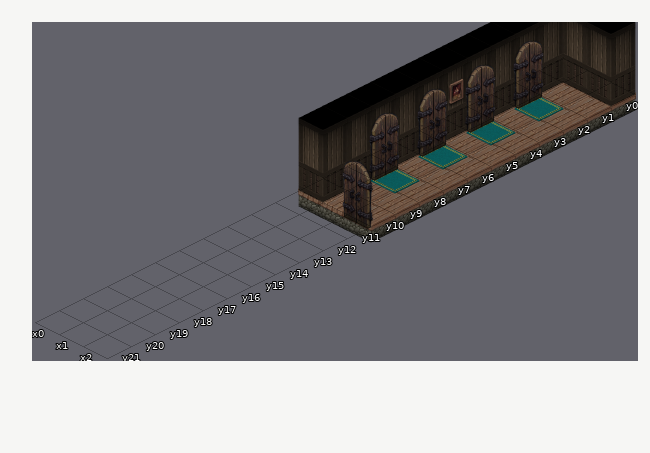
One commit to this Tiled map: assets/rooms/hall.tmx. Above, as it was before the edit.
Cells are 128x64 px. Isometric: x runs down to the right, y down to the left. Shown: x 0..2, y 0..21. The old version is drawn lined up with the new one.
Once edited:
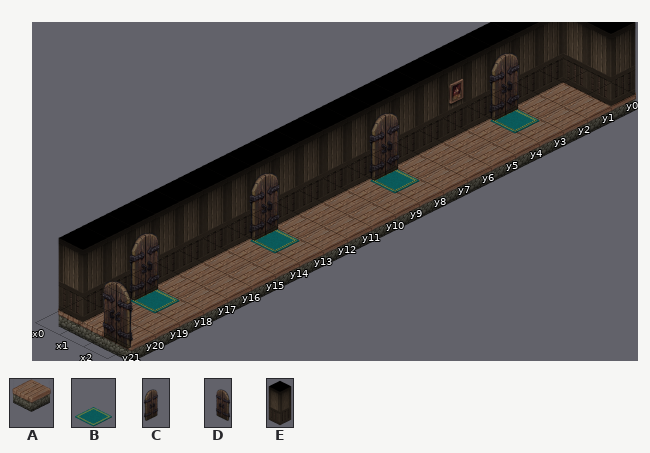
Key: from "floors": A 2 "Iso_Tile_Floor_02"; from "village_interiors": B 146 "Iso_Deco_Ground_Carpet_P", C 252 "Iso_Door_01", D 252 flipped left-right "Iso_Door_01"; from "walls": E 2 "Iso_Wall_Wood_01".
_ is an empty cell.
Message: Spread out the doors in the hall so the bedrooms fit behind them Co-Authored-By: Claude Opus 5.5 <noreply@anthropic.com>
The exact change:
map size 3x12 -> 3x22 cells
Layer "Floor":
y 11..20: x 0..2 ___ -> AAA
Layer "Carpet":
y 2: x 1 B -> _
y 3: x 1 _ -> B
y 4: x 1 B -> _
y 6: x 1 B -> _
y 13: x 1 _ -> B
y 18: x 1 _ -> B
Layer "Walls":
y 11..20: x 0 _ -> E
Layer "Furniture":
y 2: x 1 C -> _
y 3: x 1 _ -> C
y 4: x 1 C -> _
y 6: x 1 C -> _
y 11: x 2 D -> _
y 13: x 1 _ -> C
y 18: x 1 _ -> C
y 21: x 2 _ -> D
